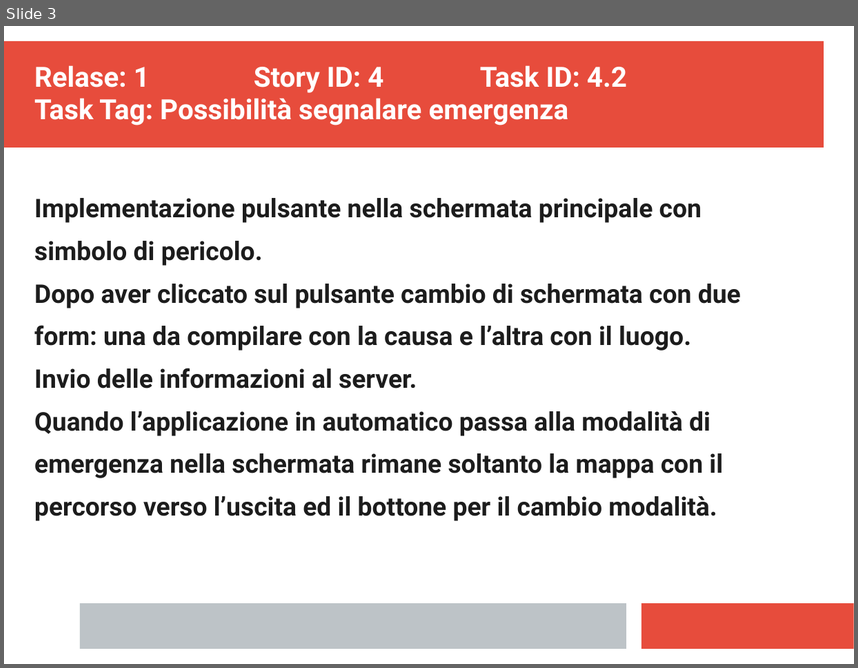
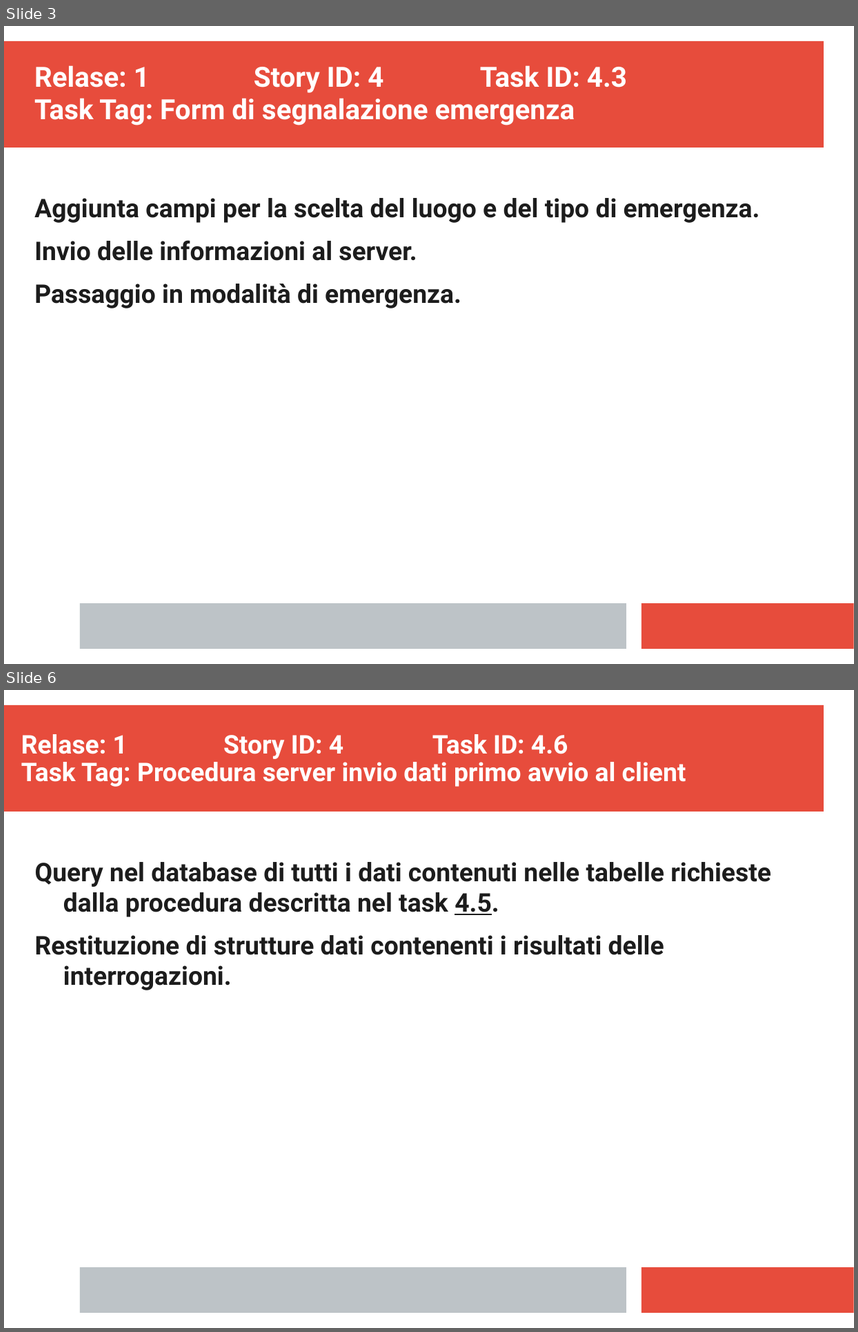
Before and after one commit to ecorradini/ProgettoIDS, a slide deck: AnalisiRequisiti/TaskGestioneOrdinaria.ppt. Shown one above the other, each under a label of ours: slide 3 before the commit, slides 3 and 6 after it; the slides between them are not shown. The pictures are 858x668 and 858x1332 pixels, drawn with LibreOffice and Linux fonts; fonts in the diff are those of the drawing. Boxes give left, top, right and bottom in pixels: in the first picture for what was removed or moved away, otherwise in the second. Text is boxed around its words. In the diff, an @@ line names an element or a change of style, - is before the commit and + after.

```diff
--- a/AnalisiRequisiti/TaskGestioneOrdinaria.ppt
+++ b/AnalisiRequisiti/TaskGestioneOrdinaria.ppt
@@ slide 6 added at (x1=4, y1=690, x2=854, y2=1328), background #FFFFFF; not listed: 3 template elements that a slide beside it also shows @@
@@ text added at (x1=21, y1=734, x2=686, y2=787), 24.1 pt, text #FFFFFF, bold @@
+Relase: 1 Story ID: 4 Task ID: 4.6
+Task Tag: Procedura server invio dati primo avvio al client
@@ text added at (x1=35, y1=862, x2=771, y2=990), 24 pt, text #1C1C1C, bold @@
+Query nel database di tutti i dati contenuti nelle tabelle richieste dalla procedura descritta nel task 4.5.
+Restituzione di strutture dati contenenti i risultati delle interrogazioni.
@@ slide 3 changed as well @@
@@ text at (x1=34, y1=65, x2=627, y2=125): text changed @@
-Relase: 1 Story ID: 4 Task ID: 4.2
-Task Tag: Possibilità segnalare emergenza
+Relase: 1 Story ID: 4 Task ID: 4.3
+Task Tag: Form di segnalazione emergenza
@@ text at (x1=34, y1=198, x2=760, y2=223): text changed @@
-Implementazione pulsante nella schermata principale con
-simbolo di pericolo.
-Dopo aver cliccato sul pulsante cambio di schermata con due
-form: una da compilare con la causa e l’altra con il luogo.
+Aggiunta campi per la scelta del luogo e del tipo di emergenza.
@@ text at (x1=34, y1=283, x2=461, y2=308): text changed @@
-Quando l’applicazione in automatico passa alla modalità di
-emergenza nella schermata rimane soltanto la mappa con il
-percorso verso l’uscita ed il bottone per il cambio modalità.
+Passaggio in modalità di emergenza.
```
Also in this commit, not shown: 1 other slide changed, 3 other slides added, 2 slides removed, 8 other files.
